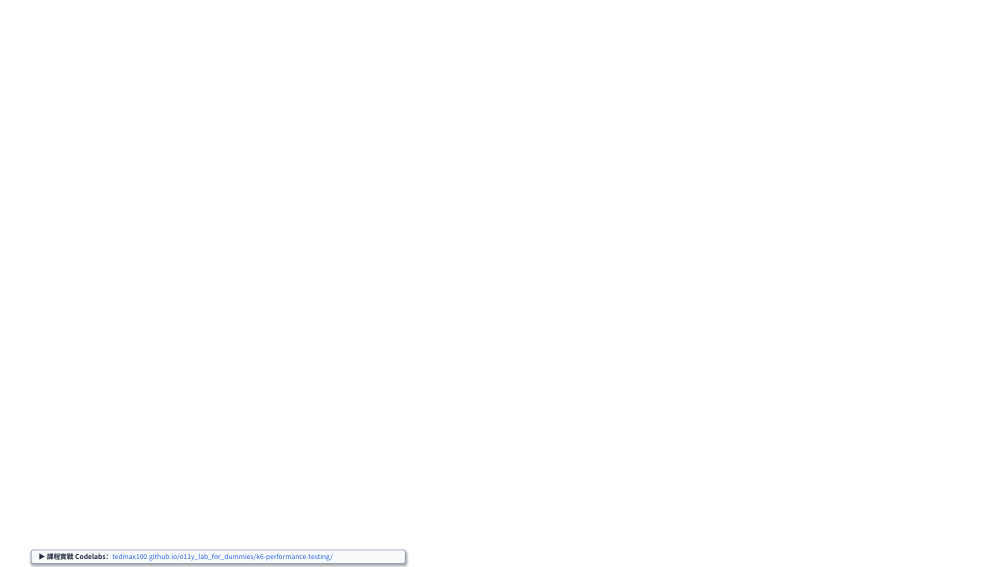
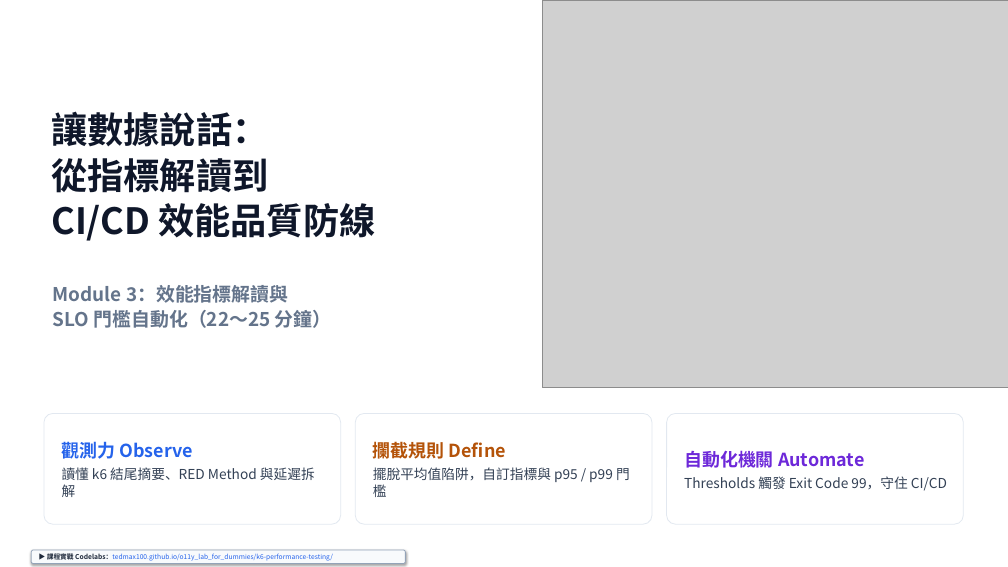
Before and after one commit to tedmax100/o11y_lab_for_dummies, a slide deck: slide 1 of k6/slides/Ch3_k6_Quality_Gates.pptx. Drawn at 1008x567 pixels with LibreOffice and Linux fonts; fonts in the diff are those of the drawing; grey boxes stand for pictures; background and template pictures are left out. Boxes give left, top, right and bottom in pixels: in the first picture for what was removed or moved away, otherwise in the second. Text is boxed around its words. In the diff, an @@ line names an element or a change of style, - is before the commit and + after.

```diff
--- a/k6/slides/Ch3_k6_Quality_Gates.pptx
+++ b/k6/slides/Ch3_k6_Quality_Gates.pptx
@@ picture added at <box>542,0,1008,388</box> @@
@@ text added at <box>51,111,375,241</box>, 46 pt, text #0F172A, bold @@
+讓數據說話：
+從指標解讀到
+CI/CD 效能品質防線
@@ text added at <box>53,285,332,328</box>, 24 pt, text #64748B, bold @@
+Module 3：效能指標解讀與
+SLO 門檻自動化（22～25 分鐘）
@@ rounded rectangle added at <box>44,413,341,524</box>, fill #FFFFFF, outline #E2E8F0 1 pt @@
@@ rounded rectangle added at <box>355,413,652,524</box>, fill #FFFFFF, outline #E2E8F0 1 pt @@
@@ rounded rectangle added at <box>667,413,963,524</box>, fill #FFFFFF, outline #E2E8F0 1 pt @@
@@ text added at <box>62,441,315,497</box>, 17.4 pt, text #334155 @@
+觀測力 Observe
+讀懂 k6 結尾摘要、RED Method 與延遲拆解
@@ text added at <box>373,439,630,497</box>, 17.4 pt, text #334155 @@
+攔截規則 Define
+擺脫平均值陷阱，自訂指標與 p95 / p99 門檻
@@ text added at <box>684,451,947,491</box>, 17.4 pt, text #334155 @@
+自動化機關 Automate
+Thresholds 觸發 Exit Code 99，守住 CI/CD
```
Also in this commit, not shown: 7 other slides changed, 2 slides added, 2 slides removed, 10 other files.
